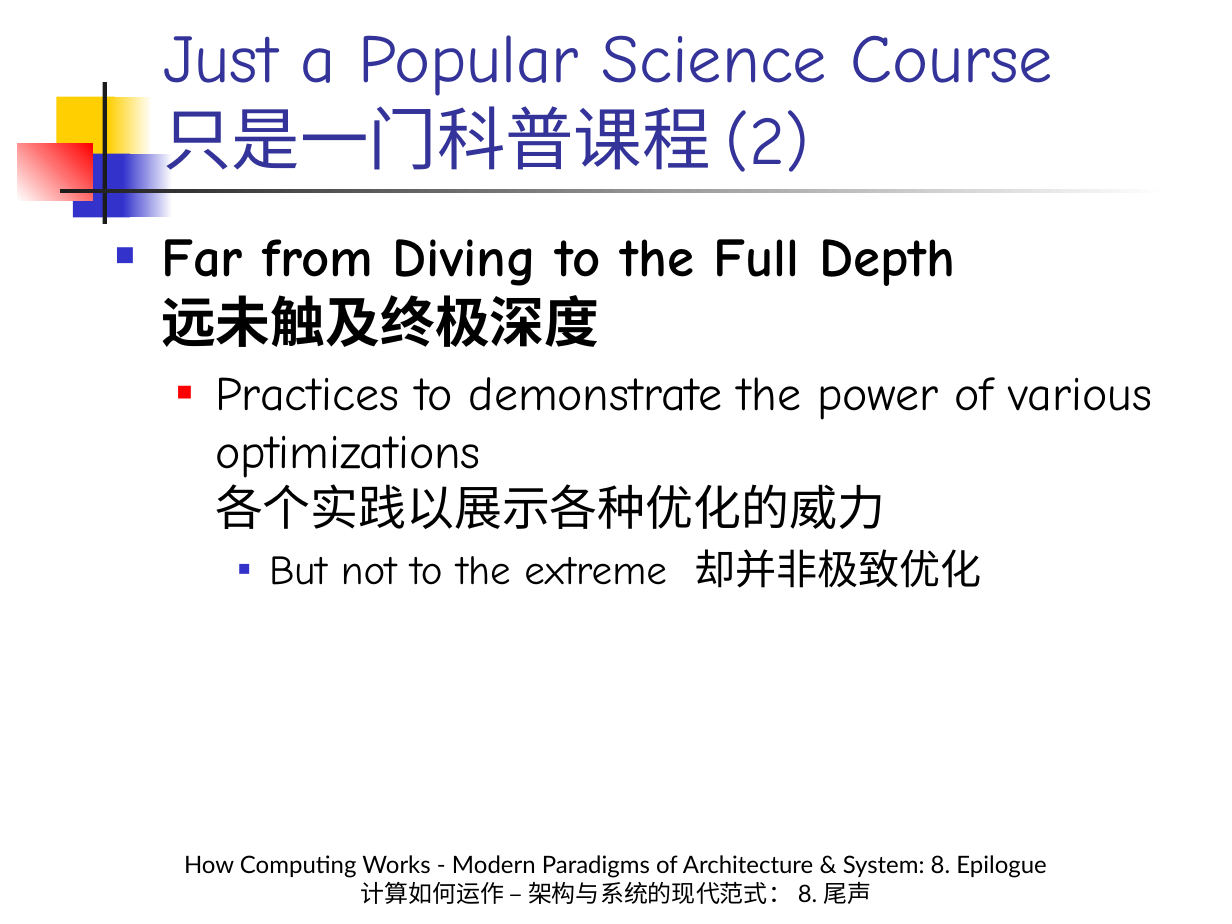
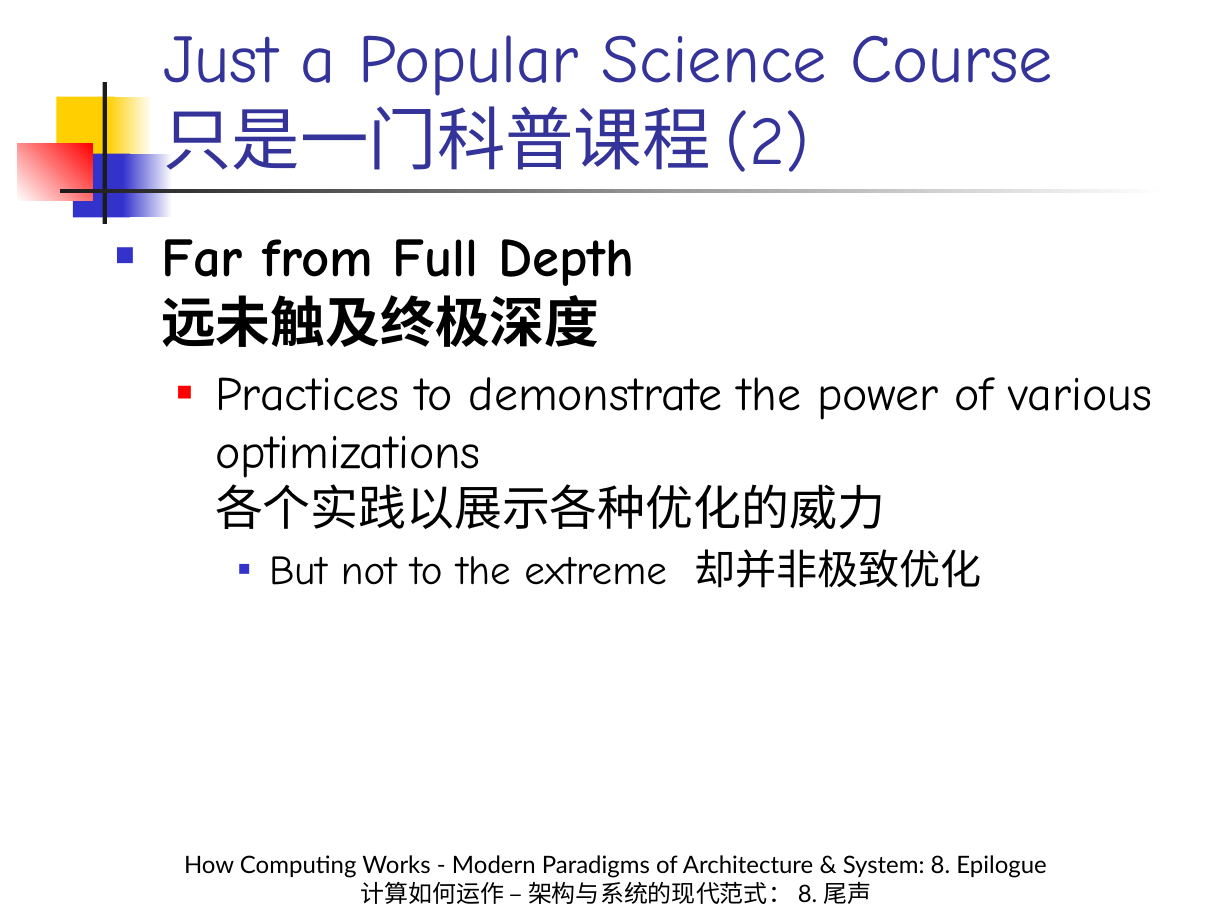
Before and after one commit to licongintel/courseMaterial, a slide deck: slide 40 of HCWMPA&S/Slides/8. Epilogue.pptx. Drawn at 1232x924 pixels with LibreOffice and Linux fonts; fonts in the diff are those of the drawing. Boxes give left, top, right and bottom in pixels: in the first picture for what was removed or moved away, otherwise in the second. Text is boxed around its words. In the diff, an @@ line names an element or a change of style, - is before the commit and + after.

Commit message:
Refine some wording in Sec. 8

```diff
--- a/HCWMPA&S/Slides/8. Epilogue.pptx
+++ b/HCWMPA&S/Slides/8. Epilogue.pptx
@@ text at (161, 239, 634, 347): text changed @@
-■ Far from Diving to the Full Depth
-  远未触及终极深度
+■ Far from Full Depth
+  远未触及终极深度
```
Also in this commit, not shown: 16 other slides changed.
